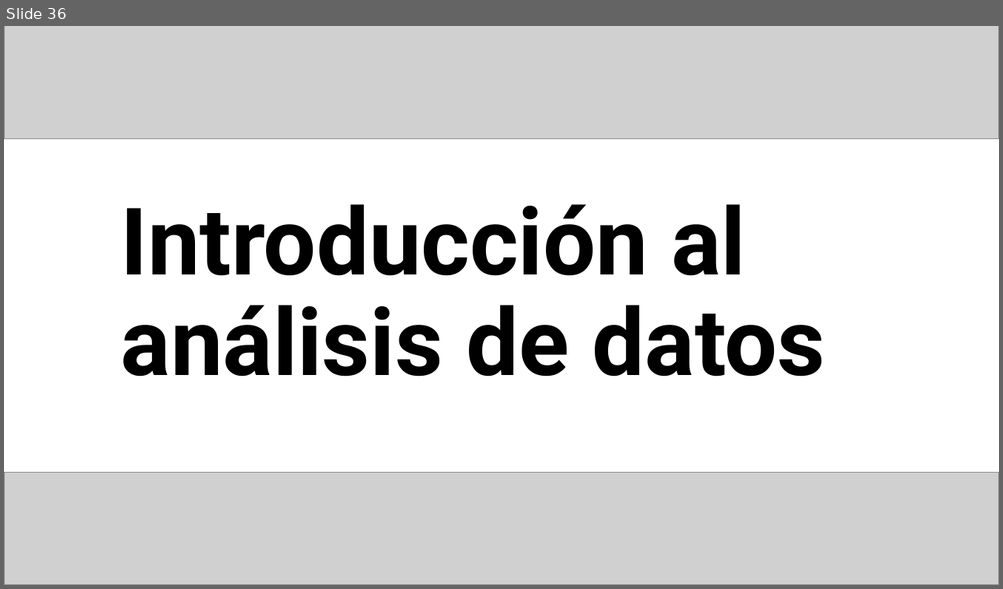
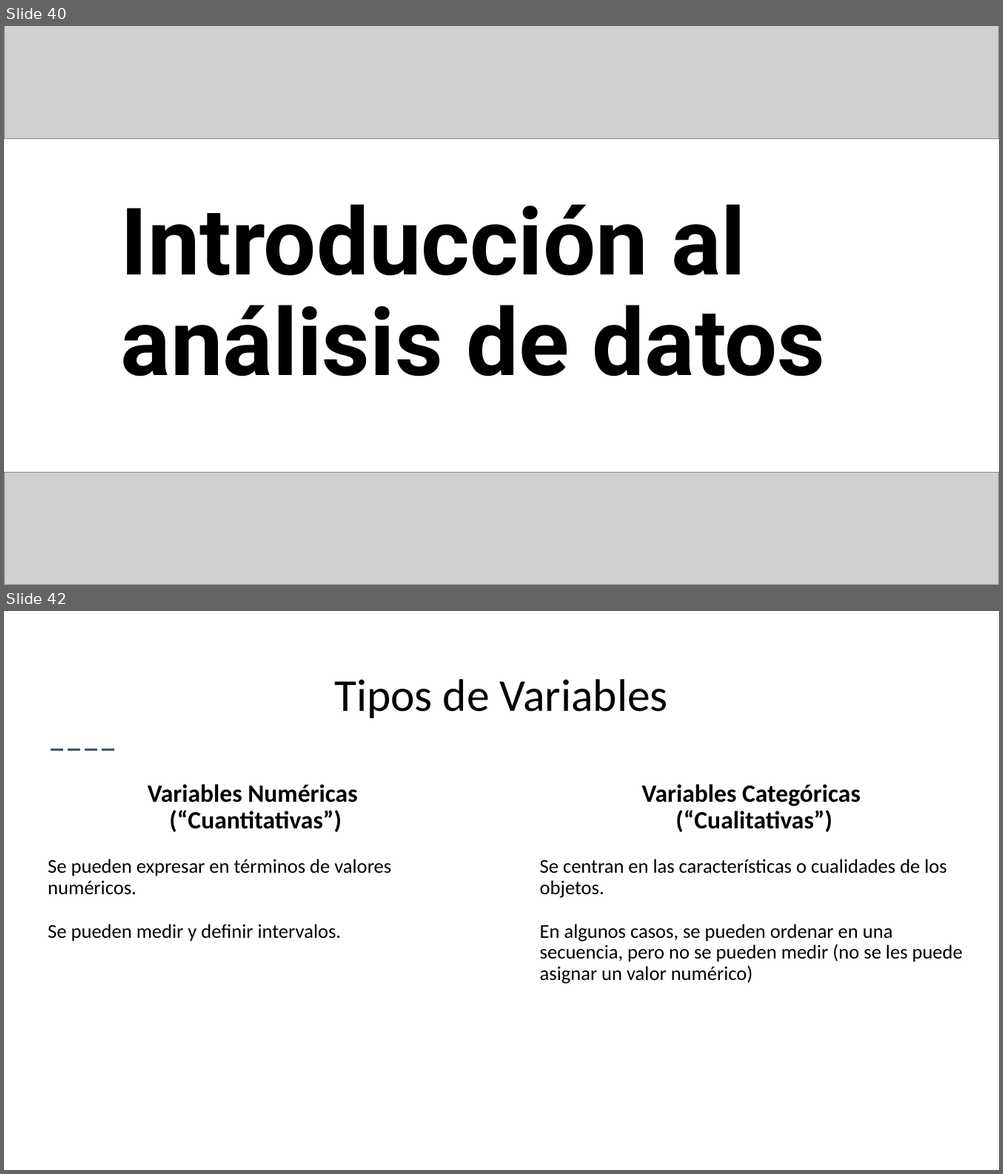
Before and after one commit to Adrifelcha/afchavez-019, a slide deck: JeanPiaget/Presentaciones/04_RecolecciónyAnálisisDatos.pptx. Shown one above the other, each under a label of ours: slide 36 before the commit, slides 40 and 42 after it; the slides between them are not shown. The pictures are 1003x589 and 1003x1174 pixels, drawn with LibreOffice and Linux fonts; fonts in the diff are those of the drawing; grey boxes stand for pictures. Boxes give left, top, right and bottom in pixels: in the first picture for what was removed or moved away, otherwise in the second. Text is boxed around its words. In the diff, an @@ line names an element or a change of style, - is before the commit and + after.

```diff
--- a/JeanPiaget/Presentaciones/04_RecolecciónyAnálisisDatos.pptx
+++ b/JeanPiaget/Presentaciones/04_RecolecciónyAnálisisDatos.pptx
@@ slide 42 added at box(4, 611, 999, 1170), background #FFFFFF @@
@@ title added at box(334, 679, 668, 718), 44 pt, text #000000 @@
+Tipos de Variables
@@ line added from (51, 750) to (117, 750), #44546A 1.5 pt dashed @@
@@ text added at box(48, 784, 391, 942), 19 pt, text #000000 @@
+Variables Numéricas
+(“Cuantitativas”)
+Se pueden expresar en términos de valores numéricos.
+Se pueden medir y definir intervalos.
@@ text added at box(540, 784, 962, 984), 19 pt, text #000000 @@
+Variables Categóricas
+(“Cualitativas”)
+Se centran en las características o cualidades de los objetos.
+En algunos casos, se pueden ordenar en una secuencia, pero no se pueden medir (no se les puede asignar un valor numérico)
@@ what was slide 36 is now slide 40 @@
```
Also in this commit, not shown: 40 other slides added, 2 slides removed, 2 other files.
